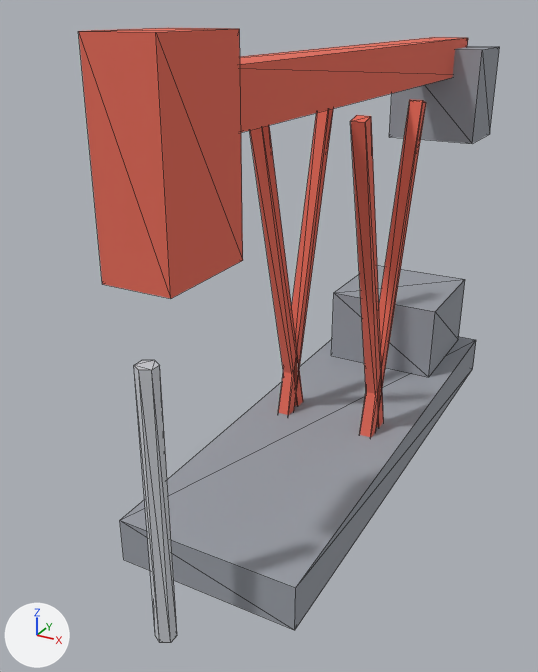
The glTF model models/pumpjack.glb, before and after one commit.
The view is the same before and after, from a 50 mm lens placed at (2.65, -5.86, 4.21), pointed at (-0.43, -0.26, 1.41). Every picture has the same lights, and +X, +Y and +Z are marked at lower left. The first picture is the older version. Mesh edges are drawn as thin lines. Where no turn or scale is listed for an object, it has been applied to the vertices.

In view in the first picture: 'beam', 'pumpjack'.
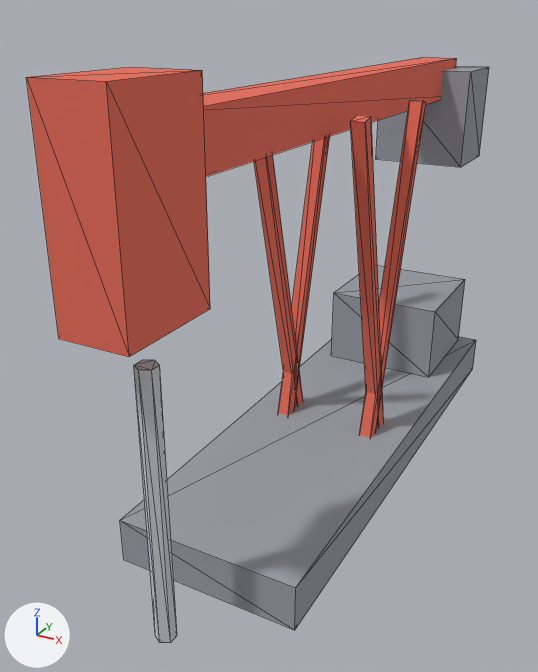
Where the change shows, as pixel boxes (x1, y1, x2, y2) in the pictures (538 x 672 px):
'beam', moved: before (78, 28, 500, 298); after (26, 57, 489, 357)

The edits, one by one:
Object 'beam' (ob_beam) moves from (0.0, 0.65, 3.7) to (0.0, 0.25, 3.5).
